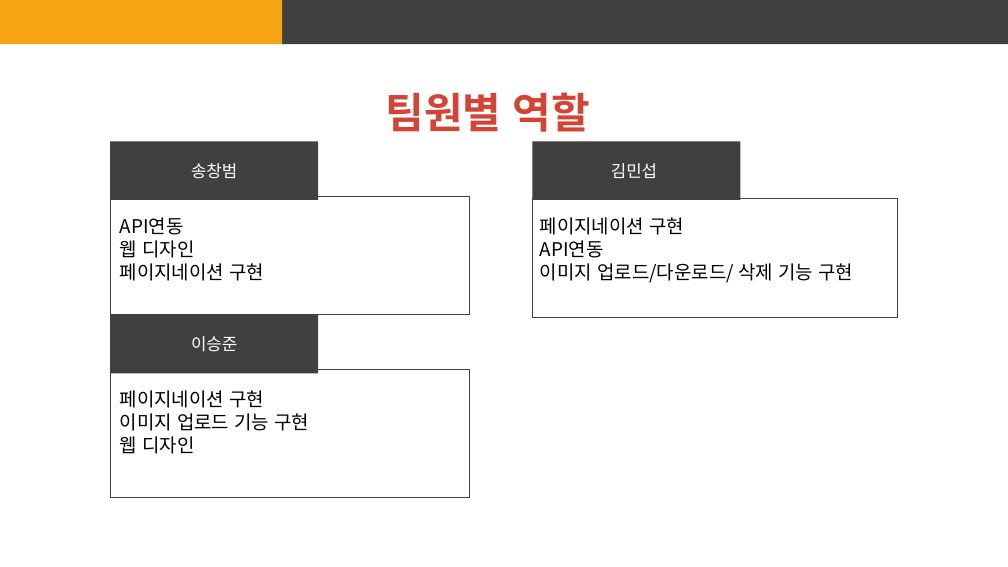
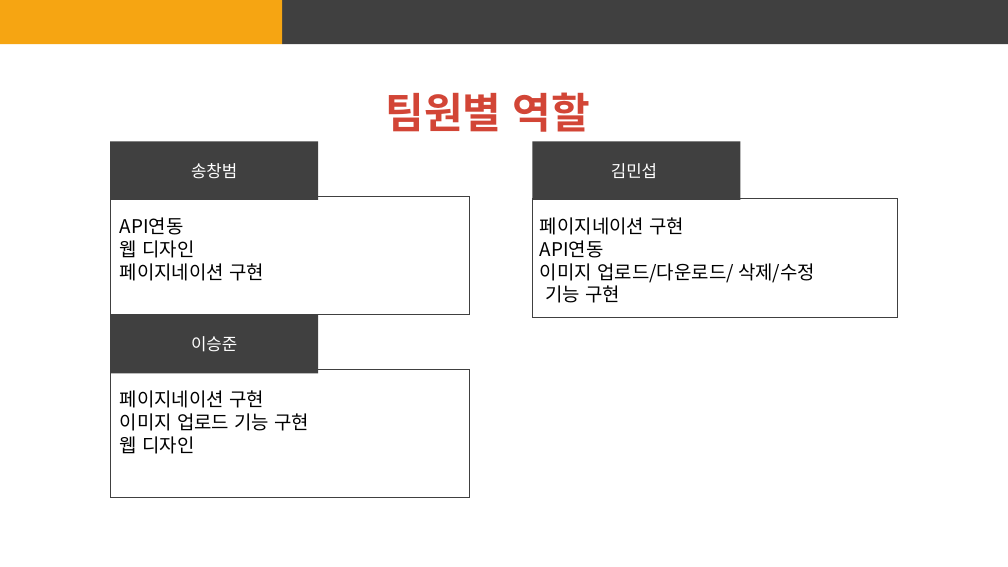
Before and after one commit to GhostSec322/React_Gallery, a slide deck: slide 3 of 4조 웹프레임워크 프로젝트 기획서.pptx. Drawn at 1008x567 pixels with LibreOffice and Linux fonts; fonts in the diff are those of the drawing. Boxes give left, top, right and bottom in pixels: in the first picture for what was removed or moved away, otherwise in the second. Text is boxed around its words. In the diff, an @@ line names an element or a change of style, - is before the commit and + after.

Commit message:
2023-10-11 기획서 수정

```diff
--- a/4조 웹프레임워크 프로젝트 기획서.pptx
+++ b/4조 웹프레임워크 프로젝트 기획서.pptx
@@ text at (540, 263, 815, 303): text changed @@
-이미지 업로드/다운로드/ 삭제 기능 구현
+이미지 업로드/다운로드/ 삭제/수정
+기능 구현
```
Also in this commit, not shown: 3 other slides changed, 3 slides added, 1 other file.
